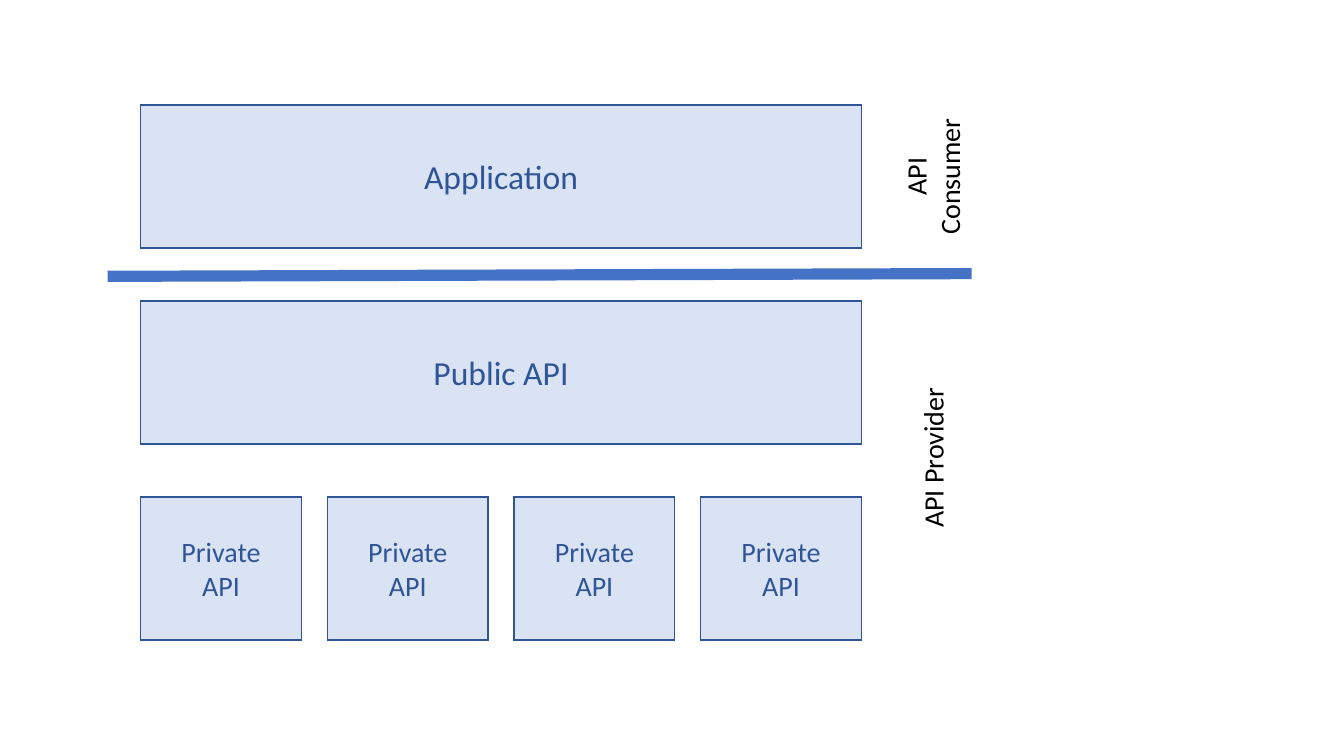
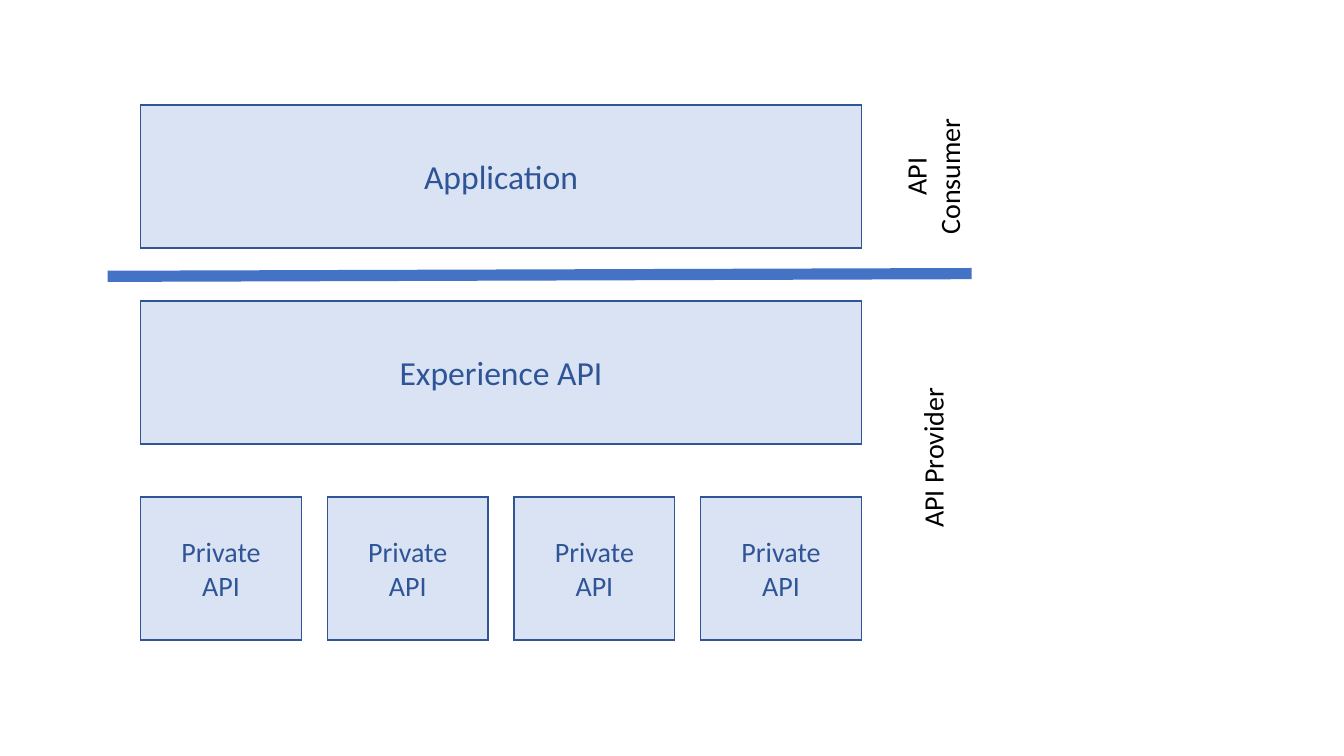
Before and after one commit to dret/lectures, a slide deck: slide 1 of modules/img/apis-application-layers.pptx. Drawn at 1344x756 pixels with LibreOffice and Linux fonts; fonts in the diff are those of the drawing. Boxes give left, top, right and bottom in pixels: in the first picture for what was removed or moved away, otherwise in the second. Text is boxed around its words. In the diff, an @@ line names an element or a change of style, - is before the commit and + after.

```diff
--- a/modules/img/apis-application-layers.pptx
+++ b/modules/img/apis-application-layers.pptx
@@ text in rectangle at [400,362,602,391]: text changed @@
-Public API
+Experience API
```
Also in this commit, not shown: 6 other files.
